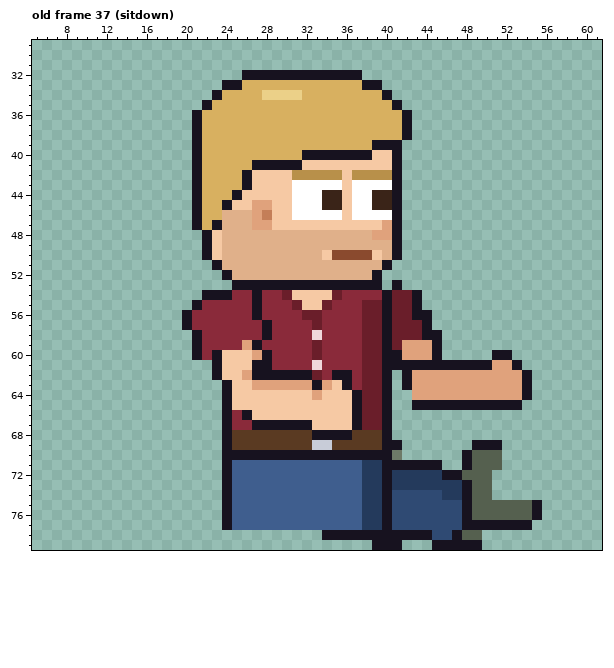
A pixel-art file gets an edit: sprites/expo/expo_attf_right_anim.aseprite. Above is the file before it was changed.
64x80 pixels, 85 frames. Colours within 5 levels of each other are drawn and written as one. Shown: old frame 37 (sitdown): x 5..61, y 29..79. The commit also changed other frames, which this record leaves out.
New version:
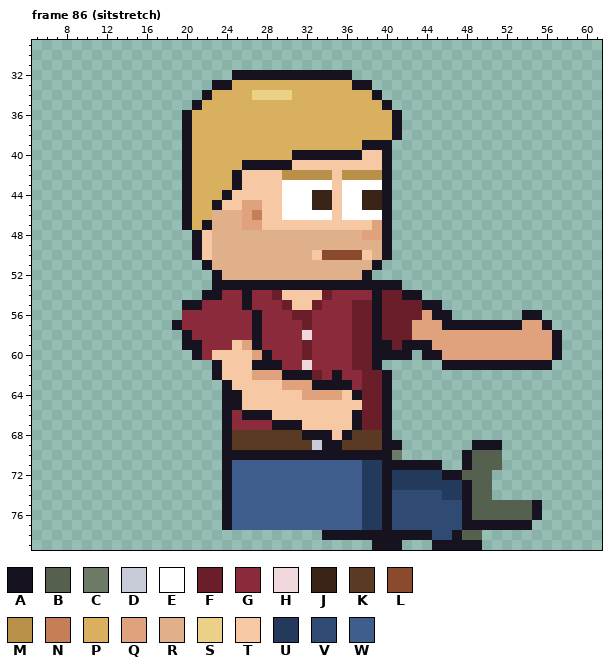
Palette (. is transparent): A #17121f  B #55604f  C #6e7a68  D #c8ccd8  E #ffffff  F #6a1e2a  G #8a2a3a  H #f0d8dc  J #3a2418  K #5a3a22  L #8a4a2e  M #b8904a  N #c47e58  P #d8b060  Q #e0a27c  R #e0b08a  S #ebd088  T #f6c9a4  U #243a5c  V #2f4a73  W #3f5e8e
A new or re-ordered frame is compared with the old frame closest to it.
Changes in this commit:
frames 85 -> 123
Changed rows in their new state; - is an unchanged pixel.
Frame 86 (sitstretch) is new; against old frame 37 (sitdown):
first column x 19:
32 ------A-----------.--------------------
33 ----A-P-----------A-.------------------
34 ---AP---S---P-------A.-----------------
35 --AP-----------------A.----------------
36 -AP-------------------A.---------------
37 -AP-------------------A.---------------
38 -AP-------------------A.---------------
39 -AP----------------A--.----------------
40 -AP---------A------T-A.----------------
41 -AP----A----T--------A.----------------
42 -AP---AT---M----TM---A.----------------
43 -AP---AT---E----TE---A.----------------
44 -AP--AT----E--J-TE-J-A.----------------
45 -AP-AT-Q-T-E--J-TE-J-A.----------------
46 -AP-R--QNT-E----TE---A.----------------
47 -APAR--Q-T----------QA.----------------
48 --ATR--------------Q-A.----------------
49 --ATR----------------A.----------------
50 --ATR---------TL---TRA.----------------
51 ---AR---------------A.-----------------
52 ----AR-------------A.------------------
53 ----AA---------------A-----------------
54 -----G-AG-FT---FG---AF-A---------------
55 -A-----AG--FT-FG--F-AF--FAA------------
56 -G----------F-G---F-AF--FQAA-------AA--
57 AG------AG---FG---F-AF--QQQAAAAAAAAQQA-
58 -AG-----AG---HG---F-AF--QQQQQQQQQQQQQQA
59 -A----T------FG---F-A--AAAQQQQQQQQQQQQA
60 ----T--------FG---F-A--A.A-QQQQQQQQQQQA
61 ----------A--HG---F-A......-----AA-AAA-
62 -------TQQQ------G-----.............---
63 --------TTT----AA------.............---
64 ------A------Q-QQ-------............---
65 ------A-----------T-----...........----
66 --------AA-----------------------------
67 --------GG---T-------------------------
68 -------------A--T----------------------
69 ---------------AA----------------------
Pixel boxes of the changes (left, top, right, bottom) in both pictures:
changed: (172, 70, 562, 450)
